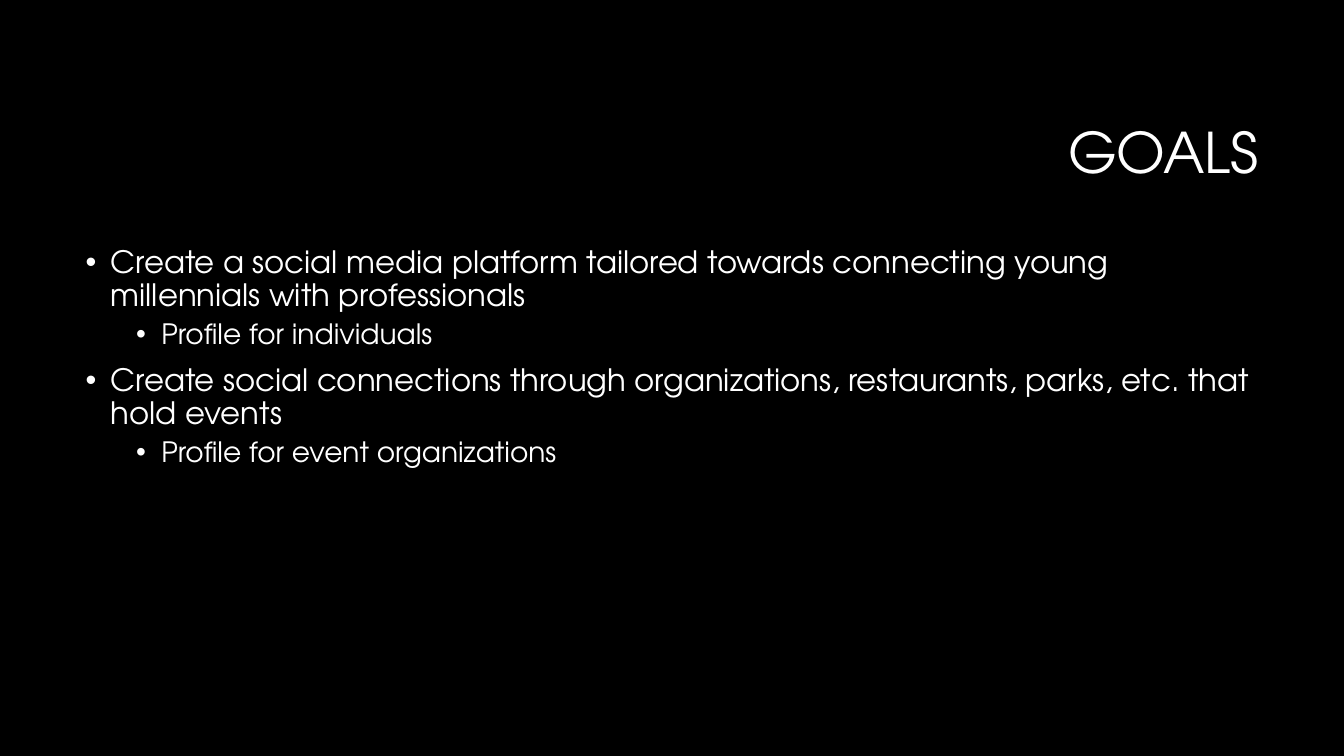
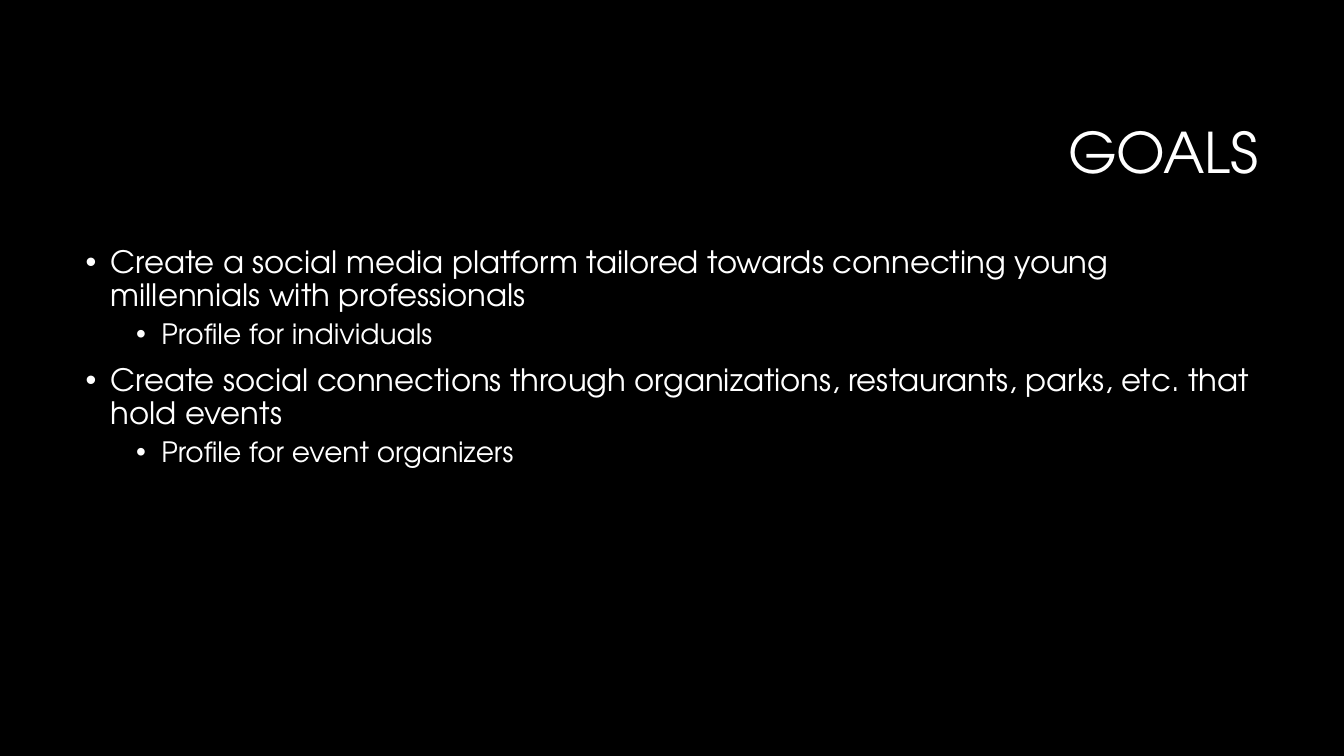
Before and after one commit to Delaware2016/team-13, a slide deck: slide 2 of Accelerate Delaware.pptx. Drawn at 1344x756 pixels with LibreOffice and Linux fonts; fonts in the diff are those of the drawing; background and template pictures are left out. Boxes give left, top, right and bottom in pixels: in the first picture for what was removed or moved away, otherwise in the second. Text is boxed around its words. In the diff, an @@ line names an element or a change of style, - is before the commit and + after.

```diff
--- a/Accelerate Delaware.pptx
+++ b/Accelerate Delaware.pptx
@@ text at (161, 441, 514, 468): text changed @@
-  • Profile for event organizations
+  • Profile for event organizers
```
Also in this commit, not shown: 5 other files.
